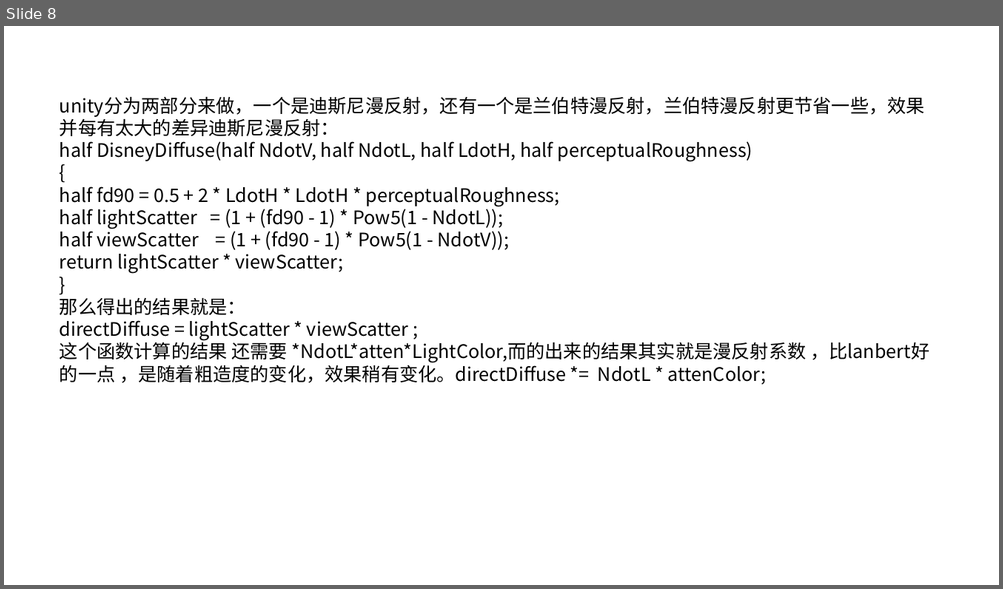
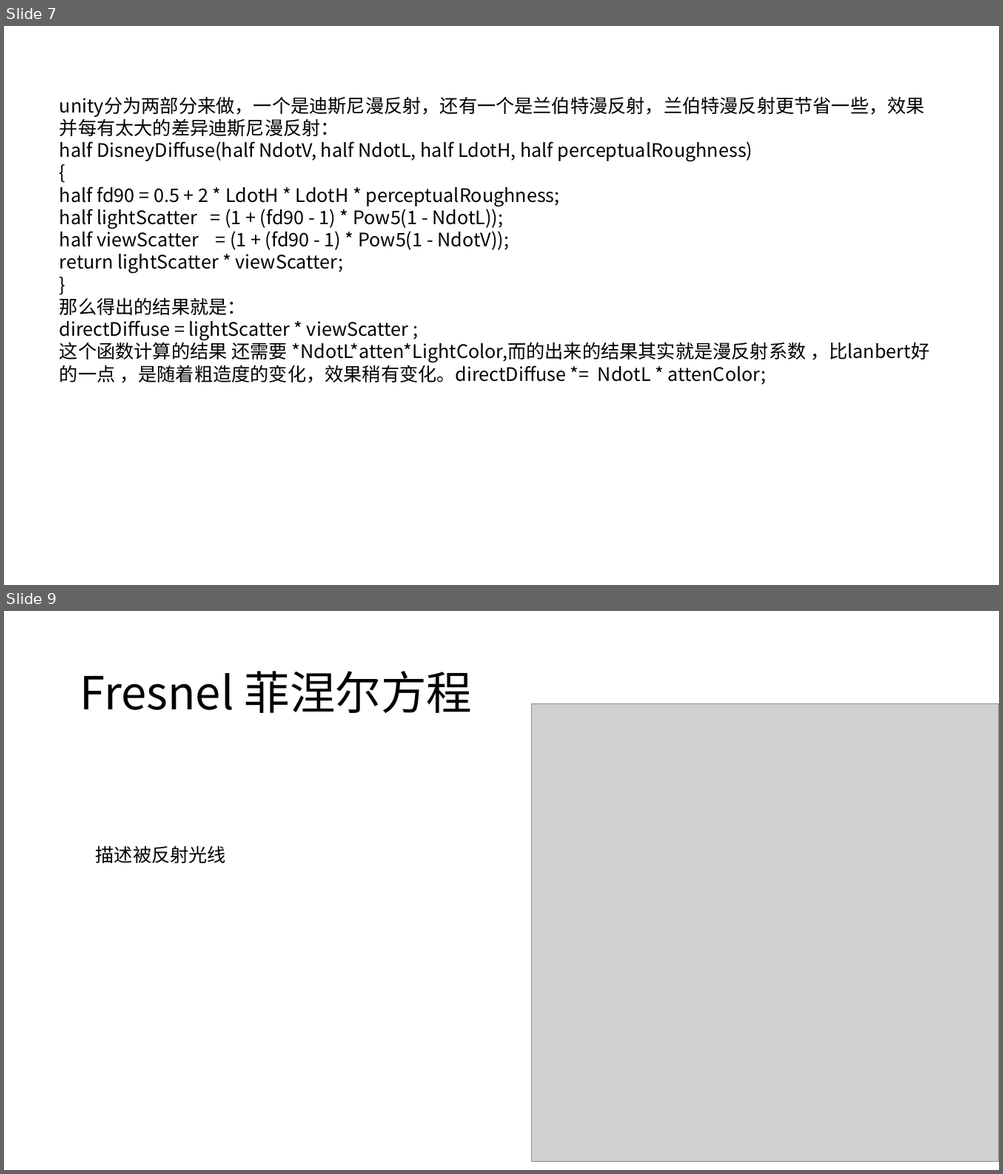
Before and after one commit to luxuia/pbr_demo, a slide deck: pbr和npr.pptx. Shown one above the other, each under a label of ours: slide 8 before the commit, slides 7 and 9 after it; the slides between them are not shown. The pictures are 1003x589 and 1003x1174 pixels, drawn with LibreOffice and Linux fonts; fonts in the diff are those of the drawing; grey boxes stand for pictures. Boxes give left, top, right and bottom in pixels: in the first picture for what was removed or moved away, otherwise in the second. Text is boxed around its words. In the diff, an @@ line names an element or a change of style, - is before the commit and + after.

```diff
--- a/pbr和npr.pptx
+++ b/pbr和npr.pptx
@@ slide 9 added at box(4, 611, 999, 1170), background #FFFFFF @@
@@ title added at box(79, 671, 472, 713), 44 pt, text #000000 @@
+Fresnel 菲涅尔方程
@@ picture added at box(532, 704, 999, 1162) @@
@@ text added at box(96, 846, 226, 863), 18 pt, text #000000 @@
+描述被反射光线
@@ what was slide 8 is now slide 7 @@
```
Also in this commit, not shown: 1 slide changed, 4 other slides added, 7 other files.
